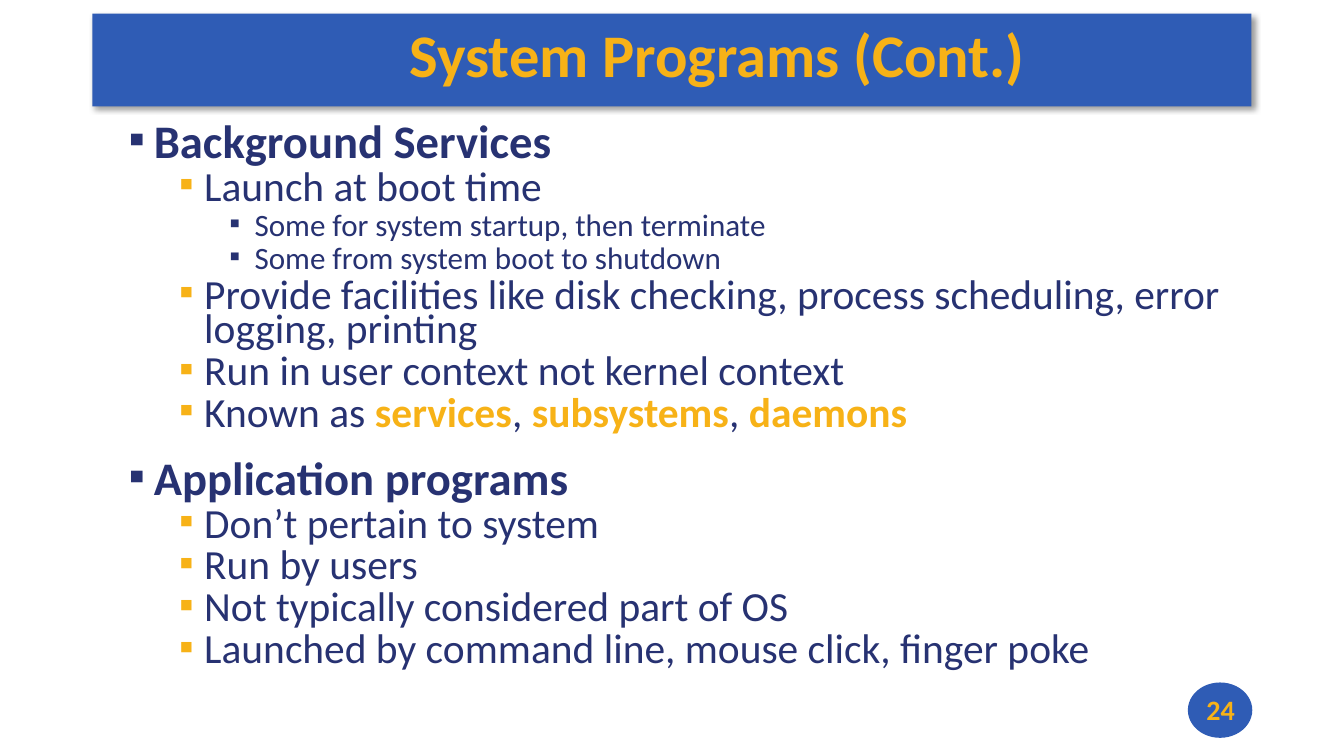
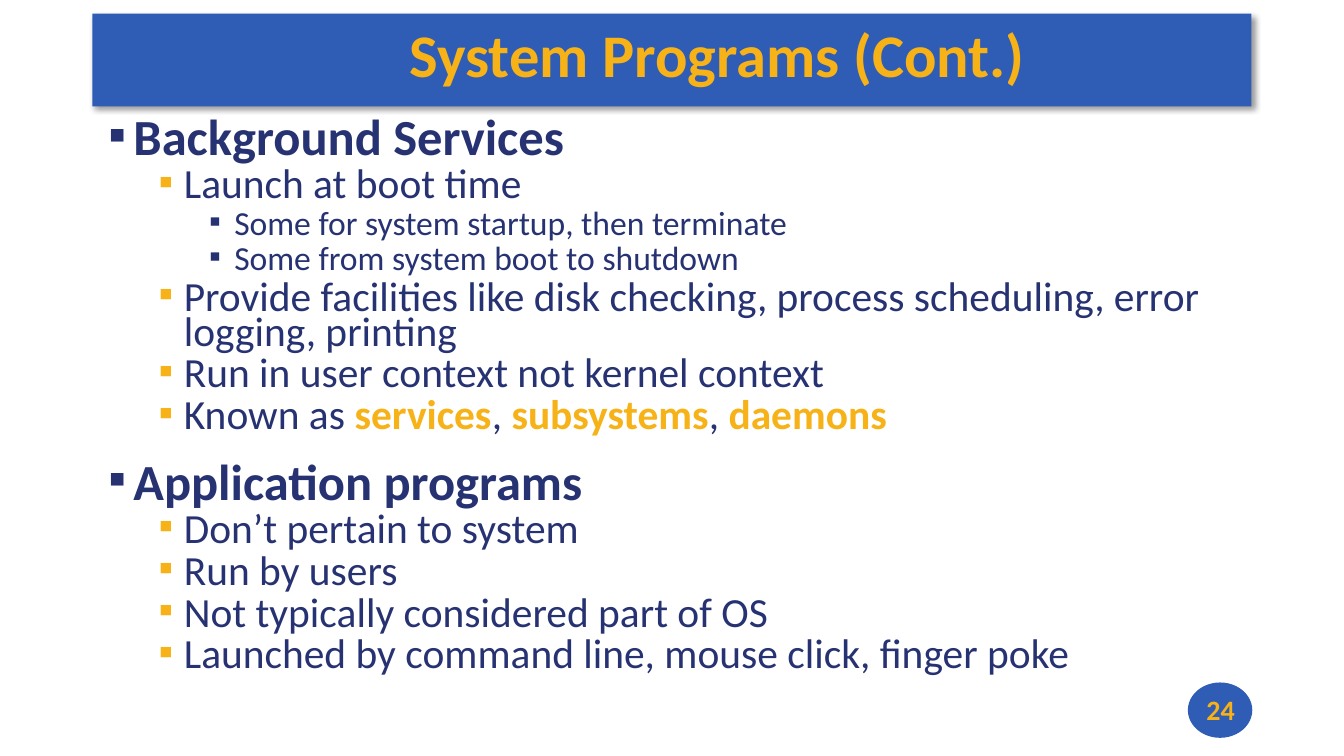
Before and after one commit to andrewt0301/hse-acos-course, a slide deck: slide 24 of docs/part2os/03_SystemCalls/OS_Lecture_03.pptx. Drawn at 1344x756 pixels with LibreOffice and Linux fonts; fonts in the diff are those of the drawing. Boxes give left, top, right and bottom in pixels: in the first picture for what was removed or moved away, otherwise in the second. Text is boxed around its words. In the diff, an @@ line names an element or a change of style, - is before the commit and + after.

```diff
--- a/docs/part2os/03_SystemCalls/OS_Lecture_03.pptx
+++ b/docs/part2os/03_SystemCalls/OS_Lecture_03.pptx
@@ text "Background Services": place and size @@
-text "Background Services" at (154, 125, 1219, 670)
+text "Background Services" at (133, 119, 1199, 675)
@@ text at (133, 119, 787, 509): size 33.3 to 36.1 pt in "Background Services", "Application programs"; size 22.2 to 24.1 pt in "Some for system startup, then terminate", "Some from system boot to shutdown" @@
```
Also in this commit, not shown: 2 other slides changed, 2 other files.
